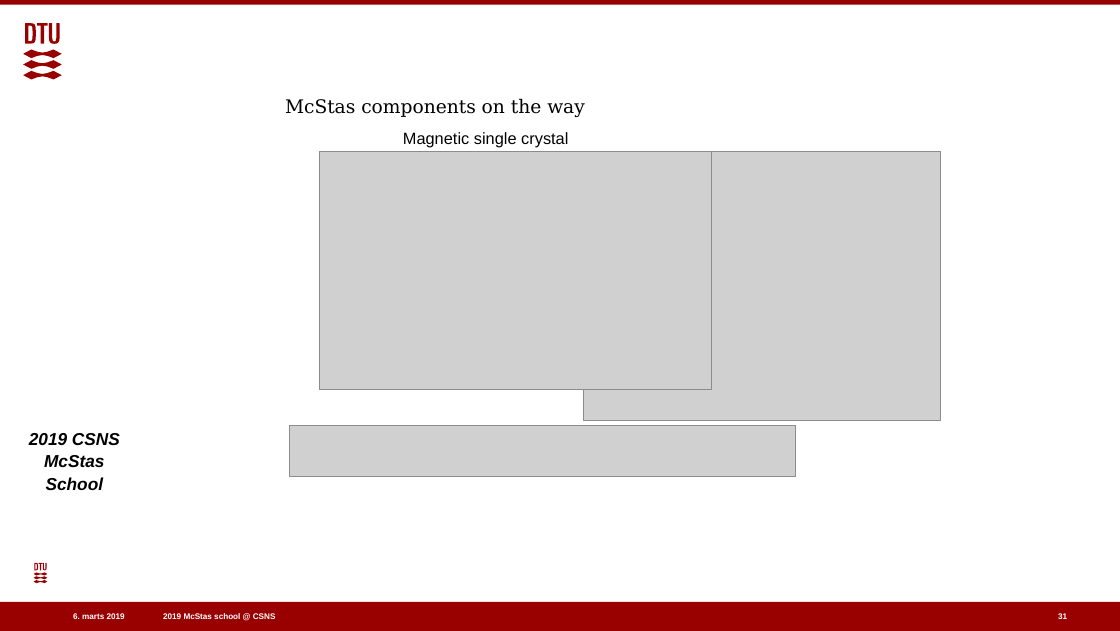
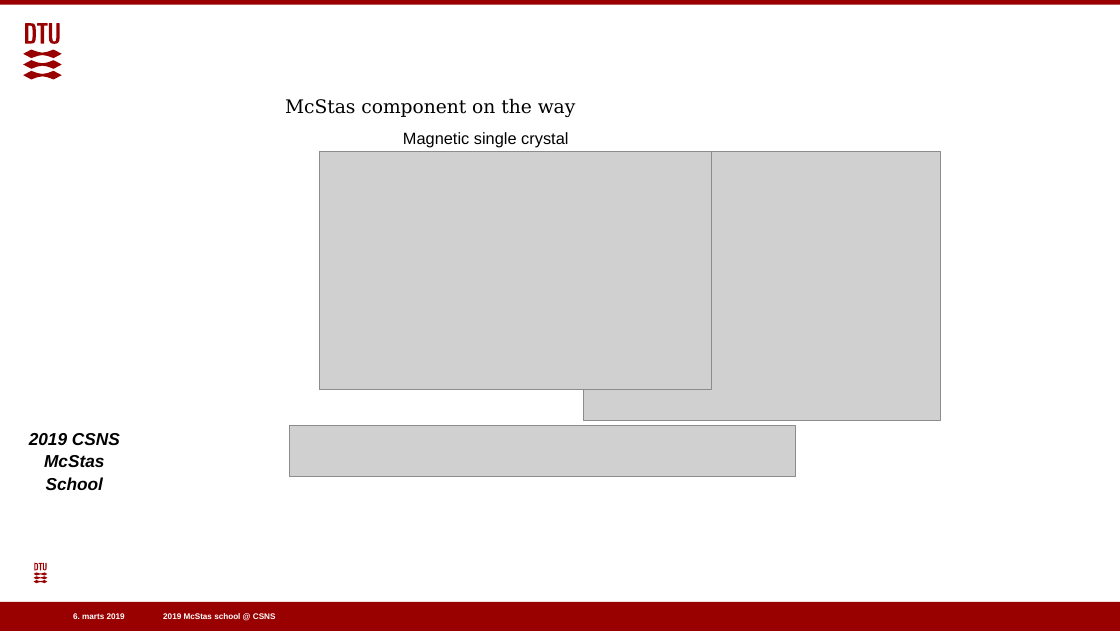
Before and after one commit to eddymaoui/Schools, a slide deck: slide 27 of CSNS_March_2019/5_Friday_March_29th/4_polarisation/Polarised_neutrons_in_McStas.pptx (slide 31 before the commit). Drawn at 1120x631 pixels with LibreOffice and Linux fonts; fonts in the diff are those of the drawing; grey boxes stand for pictures; background and template pictures are left out. Boxes give left, top, right and bottom in pixels: in the first picture for what was removed or moved away, otherwise in the second. Text is boxed around its words. In the diff, an @@ line names an element or a change of style, - is before the commit and + after.

```diff
--- a/CSNS_March_2019/5_Friday_March_29th/4_polarisation/Polarised_neutrons_in_McStas.pptx
+++ b/CSNS_March_2019/5_Friday_March_29th/4_polarisation/Polarised_neutrons_in_McStas.pptx
@@ text at (285,98,576,117): text changed @@
-McStas components on the way
+McStas component on the way
@@ page number removed at (1058,613,1067,619) @@
-31
```
Also in this commit, not shown: 29 other slides changed, 1 slide added, 5 slides removed, 1 other file.
